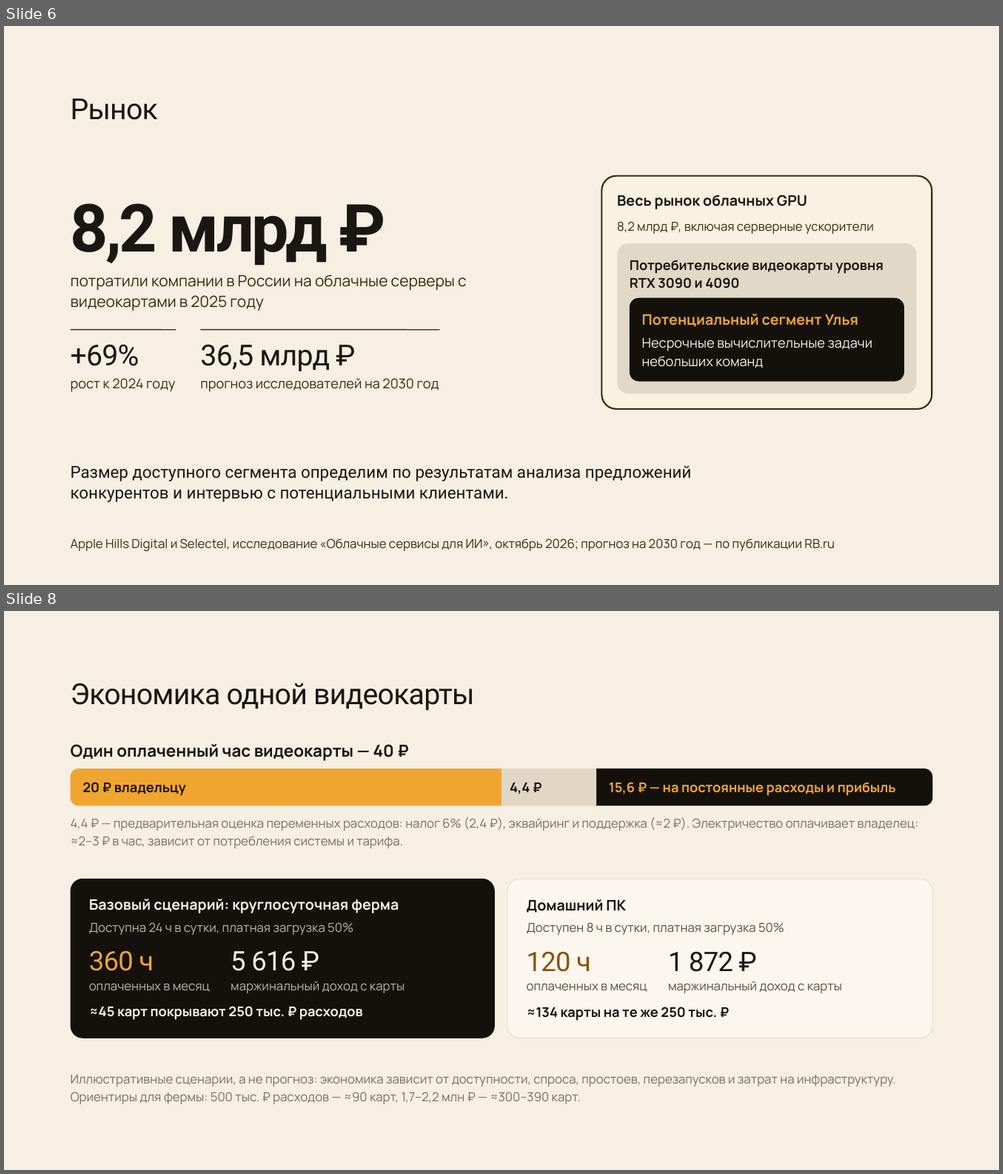
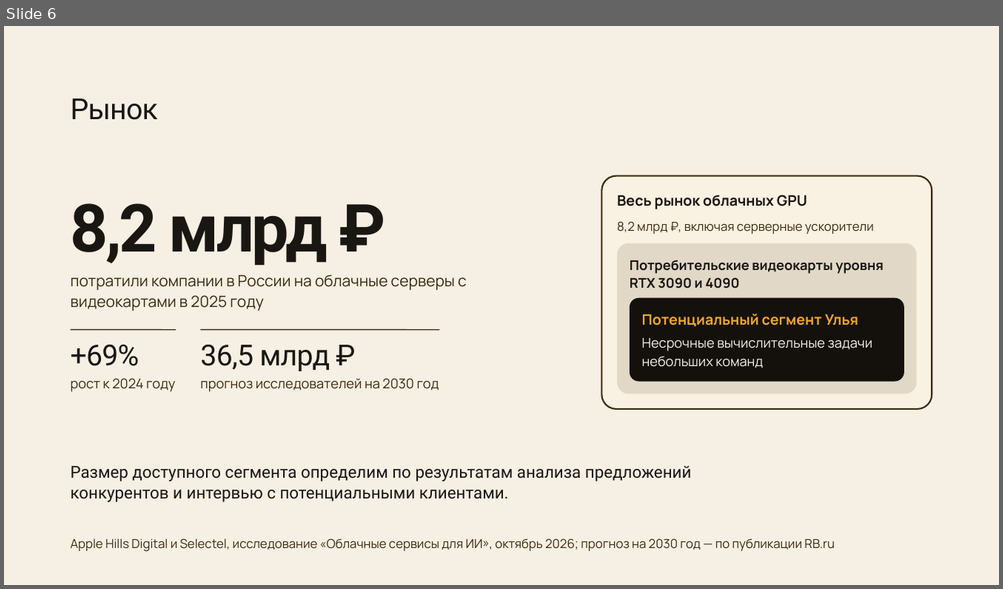
Before and after one commit to fonor11/Main, a slide deck: Улей — презентация для преакселератора ВШМ.pptx. Shown one above the other, each under a label of ours: slides 6 and 8 before the commit, slide 6 after it; the slides between them are not shown. The pictures are 1003x1174 and 1003x589 pixels, drawn with LibreOffice and Linux fonts; fonts in the diff are those of the drawing; background and template pictures are left out. Boxes give left, top, right and bottom in pixels: in the first picture for what was removed or moved away, otherwise in the second. Text is boxed around its words. In the diff, an @@ line names an element or a change of style, - is before the commit and + after.

```diff
--- a/Улей — презентация для преакселератора ВШМ.pptx
+++ b/Улей — презентация для преакселератора ВШМ.pptx
@@ slide 8 removed at box(4, 611, 999, 1170), background #F5EFE4 @@
@@ title removed at box(71, 683, 474, 710) @@
-Экономика одной видеокарты
@@ text removed at box(71, 744, 394, 761) @@
-Один оплаченный час видеокарты — 40 ₽
@@ rounded rectangle removed at box(71, 769, 510, 806) @@
@@ text removed at box(82, 782, 186, 796) @@
-20 ₽ владельцу
@@ rectangle removed at box(502, 769, 597, 806) @@
@@ text removed at box(509, 783, 529, 795) @@
-4,4 ₽
@@ rounded rectangle removed at box(588, 769, 933, 806) @@
@@ text removed at box(609, 782, 896, 796) @@
-15,6 ₽ — на постоянные расходы и прибыль
@@ text removed at box(71, 817, 919, 849) @@
-4,4 ₽ — предварительная оценка переменных расходов: налог 6% (2,4 ₽), эквайринг и поддержка (≈2 ₽). Электричество оплачивает владелец:
-≈2–3 ₽ в час, зависит от потребления системы и тарифа.
@@ rounded rectangle removed at box(71, 879, 495, 1039) @@
@@ text removed at box(89, 899, 398, 914) @@
-Базовый сценарий: круглосуточная ферма
@@ rounded rectangle removed at box(508, 879, 932, 1039) @@
@@ text removed at box(526, 900, 626, 913) @@
-Домашний ПК
@@ text removed at box(89, 923, 353, 935) @@
-Доступна 24 ч в сутки, платная загрузка 50%
@@ text removed at box(526, 923, 784, 935) @@
-Доступен 8 ч в сутки, платная загрузка 50%
@@ text removed at box(89, 951, 153, 971) @@
-360 ч
@@ text removed at box(230, 951, 296, 971) @@
-5 616 ₽
@@ text removed at box(526, 951, 591, 972) @@
-120 ч
@@ text removed at box(668, 951, 733, 972) @@
-1 872 ₽
@@ text removed at box(89, 983, 210, 992) @@
-оплаченных в месяц
@@ text removed at box(230, 981, 404, 994) @@
-маржинальный доход с карты
@@ text removed at box(526, 983, 647, 992) @@
-оплаченных в месяц
@@ text removed at box(668, 982, 842, 994) @@
-маржинальный доход с карты
@@ text removed at box(89, 1006, 363, 1020) @@
-≈45 карт покрывают 250 тыс. ₽ расходов
@@ text removed at box(526, 1007, 717, 1021) @@
-≈134 карты на те же 250 тыс. ₽
@@ text removed at box(71, 1075, 896, 1105) @@
-Иллюстративные сценарии, а не прогноз: экономика зависит от доступности, спроса, простоев, перезапусков и затрат на инфраструктуру.
-Ориентиры для фермы: 500 тыс. ₽ расходов — ≈90 карт, 1,7–2,2 млн ₽ — ≈300–390 карт.
```
Also in this commit, not shown: 5 slides changed, 2 slides added, 1 other slide removed, 2 other files.
